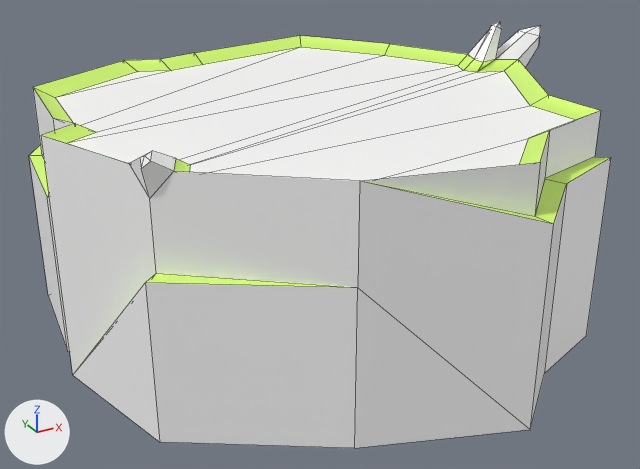
An edit to the FBX model LeyuGame/Assets/Models/Props/Level_Architectuur/Platforms/GROUND_Round_Platform/Met Ridges/MOD_Platform_MiddenV2.fbx, drawn before and after from the same camera.
Camera for both pictures: a 50 mm lens placed at (-0.0544, -0.0939, 0.0578), pointed at (-0.0034, -0.0012, 0.0114). The axes (+X, +Y, +Z) are drawn at lower left. The lights are the same throughout. Mesh edges are drawn as thin lines. Where no turn or scale is listed for an object, it has been applied to the vertices.

Names of what the first picture shows: 'MOD_Platform_Laag'.
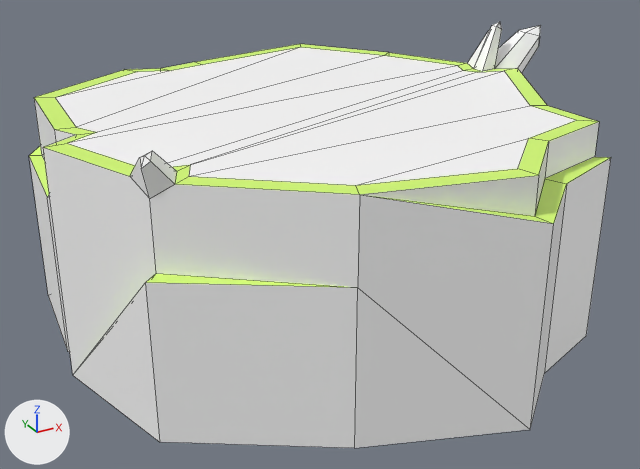
Diff of the bpy script that builds the scene:
```diff
--- a/LeyuGame/Assets/Models/Props/Level_Architectuur/Platforms/GROUND_Round_Platform/Met Ridges/MOD_Platform_MiddenV2.fbx.py
+++ b/LeyuGame/Assets/Models/Props/Level_Architectuur/Platforms/GROUND_Round_Platform/Met Ridges/MOD_Platform_MiddenV2.fbx.py
@@ me_mesh @@
 me_mesh.from_pydata(...)  # 106 vertices, 113 faces; spans x -0.0367..0.0367, y -0.0352..0.0352, z 0.0..0.0349
 # used by ob_mod_platform_laag; location = (0.0, 0.0, 0.0)
+# me_mesh part 1: 22 of the vertices in x -0.0367..0.0314, y -0.0329..0.0337, z 0.0297 are moved by (0.0, 0.0, -0.0013)
+# me_mesh part 2: edges marked sharp go from 168 to 148
 me_mesh.materials.append(mat_mat_platform_bottom)
```

Boxes [x1, y1, x2, y2] around the edits, measured in the pictures (640 x 469 px; the box of a moved part takes in the faces that stretch with it):
'MOD_Platform_Laag', reshaped, shading changed: [29, 22, 611, 448] in both
part 1 of me_mesh, moved or reshaped: before [29, 25, 601, 429]; after [29, 25, 599, 429]
part 2 of me_mesh, shading changed: [29, 22, 611, 448] in both
